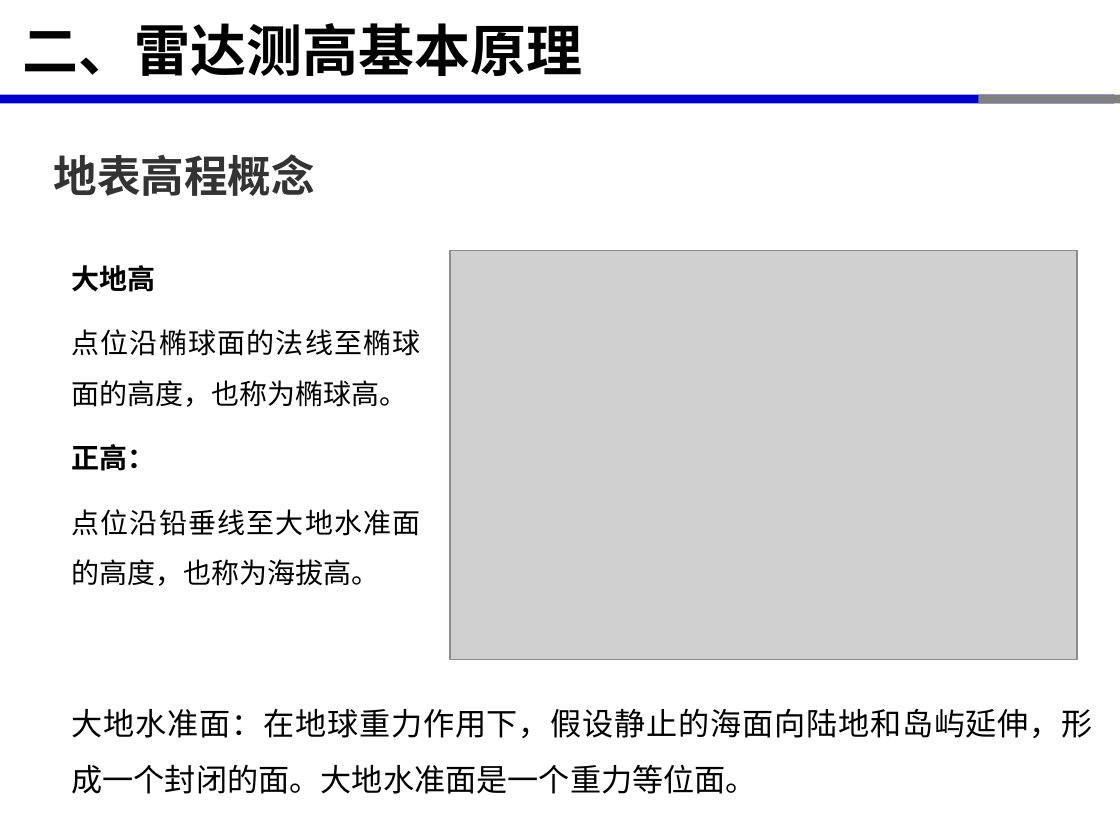
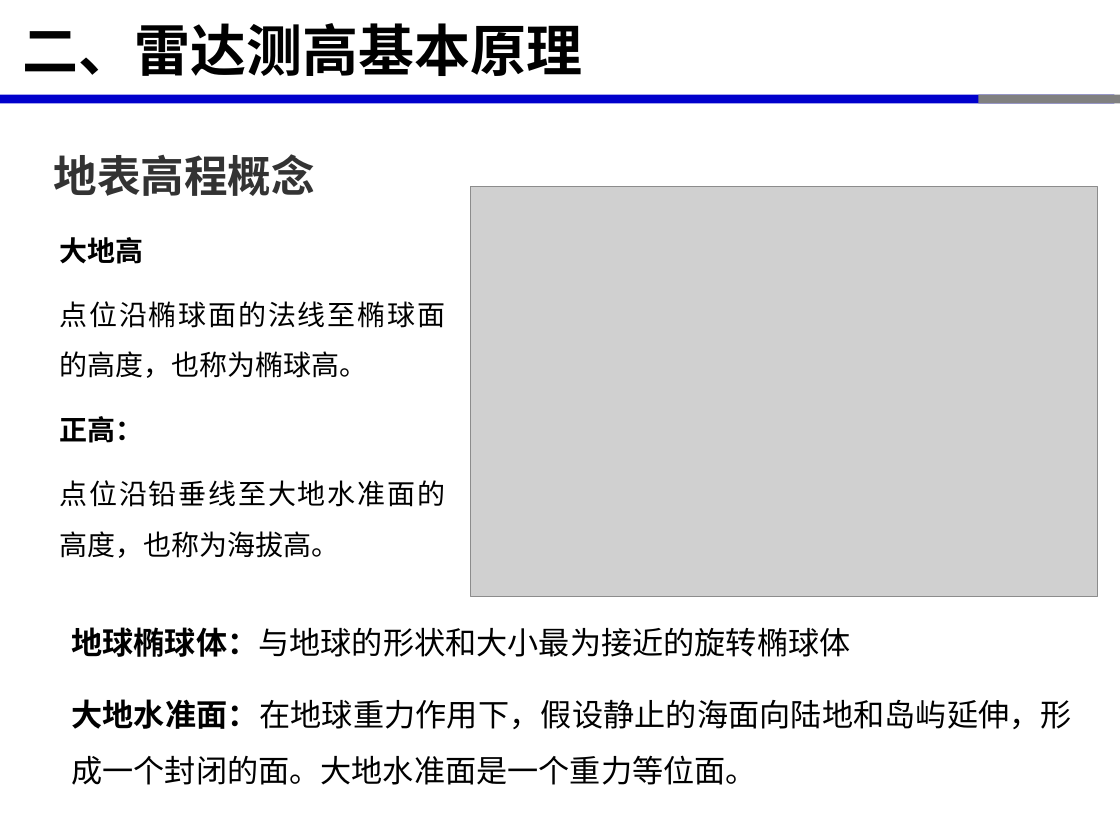
Before and after one commit to xinluo2018/satellite-altimetry-course, a slide deck: slide 8 of 第2章-星载雷达测高原理-2学时/第2章-星载雷达测高原理-2学时.pptx. Drawn at 1120x840 pixels with LibreOffice and Linux fonts; fonts in the diff are those of the drawing; grey boxes stand for pictures. Boxes give left, top, right and bottom in pixels: in the first picture for what was removed or moved away, otherwise in the second. Text is boxed around its words. In the diff, an @@ line names an element or a change of style, - is before the commit and + after.

```diff
--- a/第2章-星载雷达测高原理-2学时/第2章-星载雷达测高原理-2学时.pptx
+++ b/第2章-星载雷达测高原理-2学时/第2章-星载雷达测高原理-2学时.pptx
@@ picture: place and size @@
-picture at <box>450,250,1077,660</box>
+picture at <box>470,187,1098,597</box>
@@ text "大地高" rewrapped from <box>71,265,420,586</box> to <box>60,237,445,558</box> @@
@@ text "地球椭球体：与地球的形状和大小最为接近的旋转椭球体": place and size @@
-text "地球椭球体：与地球的形状和大小最为接近的旋转椭球体" at <box>71,708,1092,794</box>
+text "地球椭球体：与地球的形状和大小最为接近的旋转椭球体" at <box>71,627,1072,785</box>
@@ text at <box>71,627,850,657</box>: paragraph added @@
+地球椭球体：与地球的形状和大小最为接近的旋转椭球体
@@ text at <box>71,699,1072,785</box>: bold on in "大地水准面：在地球重力作用下，假设静止的海面向陆地和岛屿延伸，形成一个封闭的面。大地水准面是一个重力等位面。" @@
```
Also in this commit, not shown: 14 other slides changed, 9 slides added, 2 slides removed, 10 other files.
